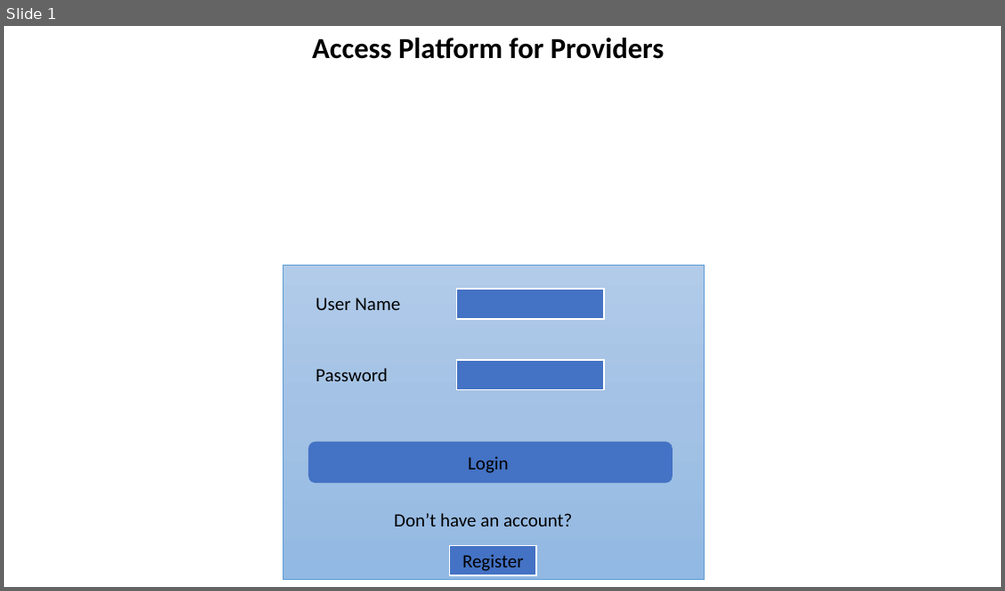
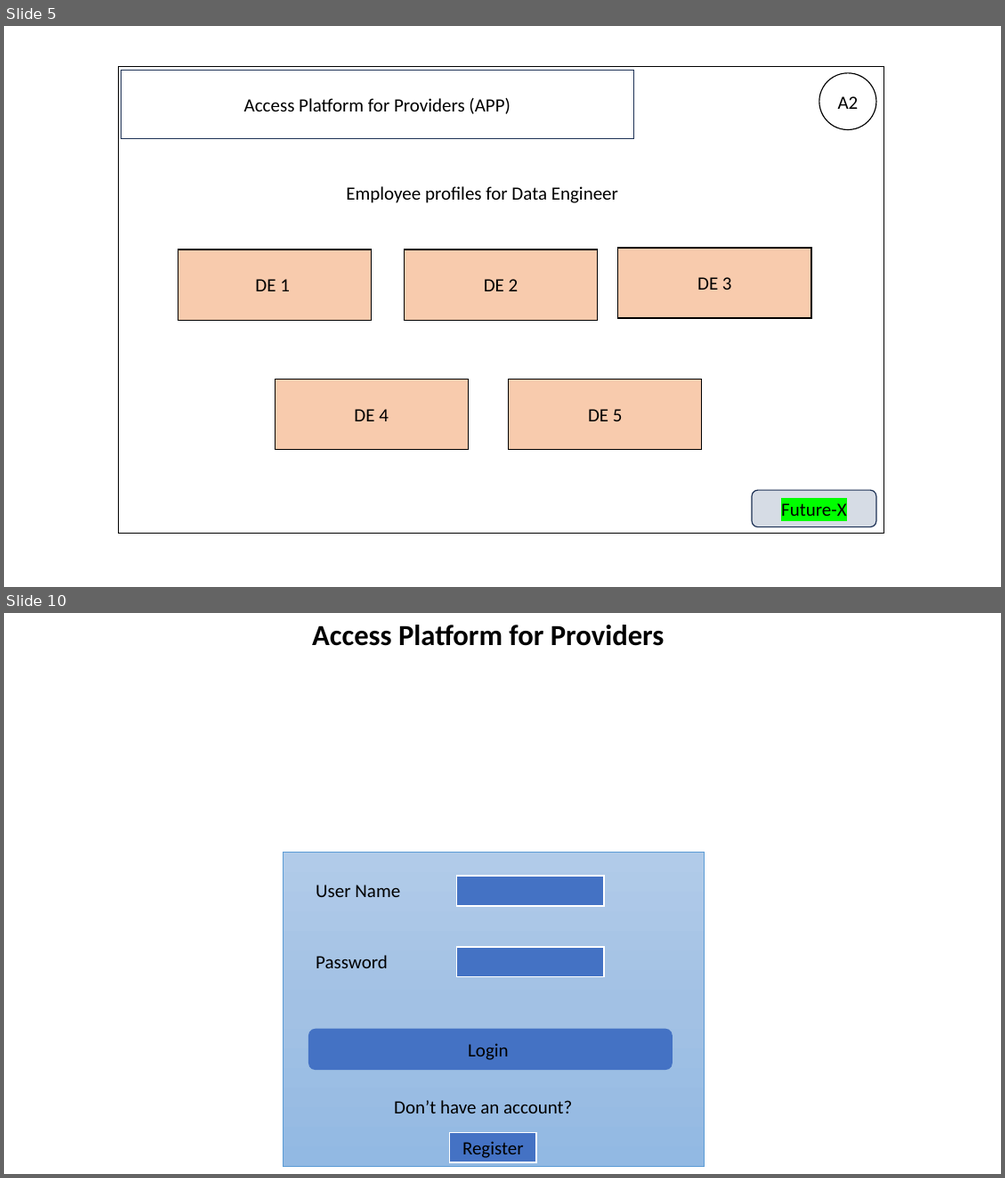
Before and after one commit to IndranilSaha09/ADCCE, a slide deck: Sprint 2/Front end design.pptx. Shown one above the other, each under a label of ours: slide 1 before the commit, slides 5 and 10 after it; the slides between them are not shown. The pictures are 1005x591 and 1005x1178 pixels, drawn with LibreOffice and Linux fonts; fonts in the diff are those of the drawing; background and template pictures are left out. Boxes give left, top, right and bottom in pixels: in the first picture for what was removed or moved away, otherwise in the second. Text is boxed around its words. In the diff, an @@ line names an element or a change of style, - is before the commit and + after.

```diff
--- a/Sprint 2/Front end design.pptx
+++ b/Sprint 2/Front end design.pptx
@@ slide 5 added at (4,26,1001,587), background #FFFFFF @@
@@ rectangle added at (119,66,884,534), outline #000000 1 pt @@
@@ rectangle added at (121,70,633,139), outline #1E3256 1 pt, 18 pt, text #000000 @@
+Access Platform for Providers (APP)
@@ ellipse added at (819,73,876,130), outline #000000 1 pt, 18 pt, text #000000 @@
+A2
@@ text added at (346,186,618,203), 18 pt, text #000000 @@
+Employee profiles for Data Engineer
@@ rectangle added at (178,249,372,320), fill #F8CBAD, outline #000000 1 pt, 18 pt, text #000000 @@
+DE 1
@@ rectangle added at (404,249,598,320), fill #F8CBAD, outline #000000 1 pt, 18 pt, text #000000 @@
+DE 2
@@ rectangle added at (618,248,811,318), fill #F8CBAD, outline #000000 1 pt, 18 pt, text #000000 @@
+DE 3
@@ rectangle added at (275,379,469,450), fill #F8CBAD, outline #000000 1 pt, 18 pt, text #000000 @@
+DE 4
@@ rectangle added at (509,379,703,450), fill #F8CBAD, outline #000000 1 pt, 18 pt, text #000000 @@
+DE 5
@@ rounded rectangle added at (752,490,877,526), fill #D6DCE5, outline #1E3256 1 pt, 18 pt, text #000000 @@
+Future-X
@@ what was slide 1 is now slide 10 @@
```
Also in this commit, not shown: 8 other slides added, 1 other file.
